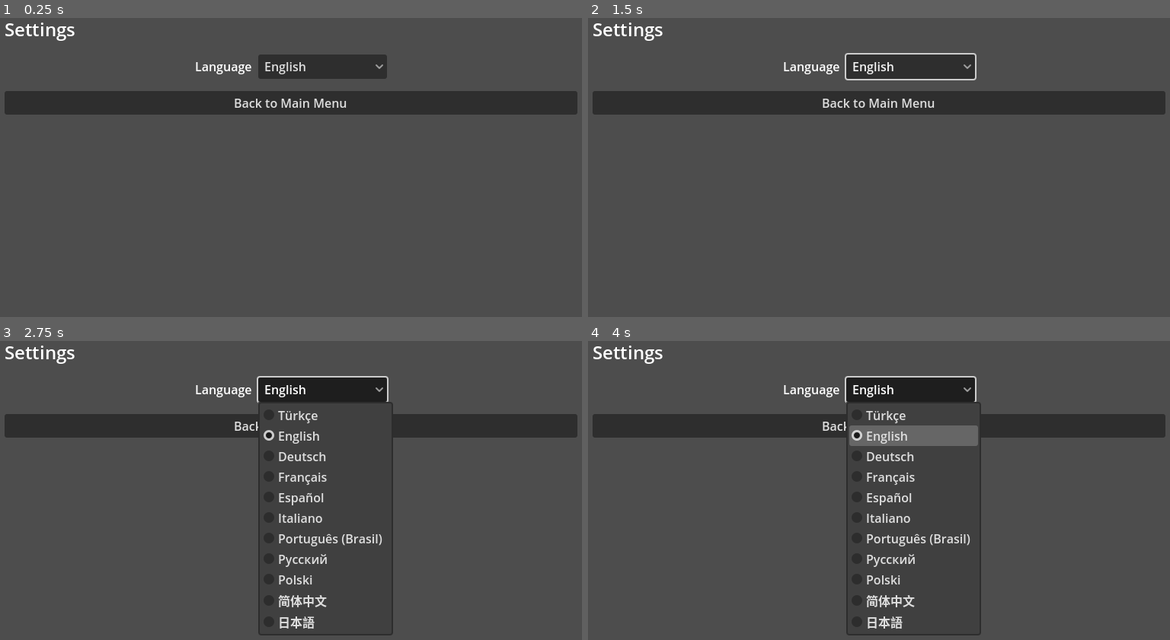
Above: before the commit, frames 1-4 (two rows, left to right).
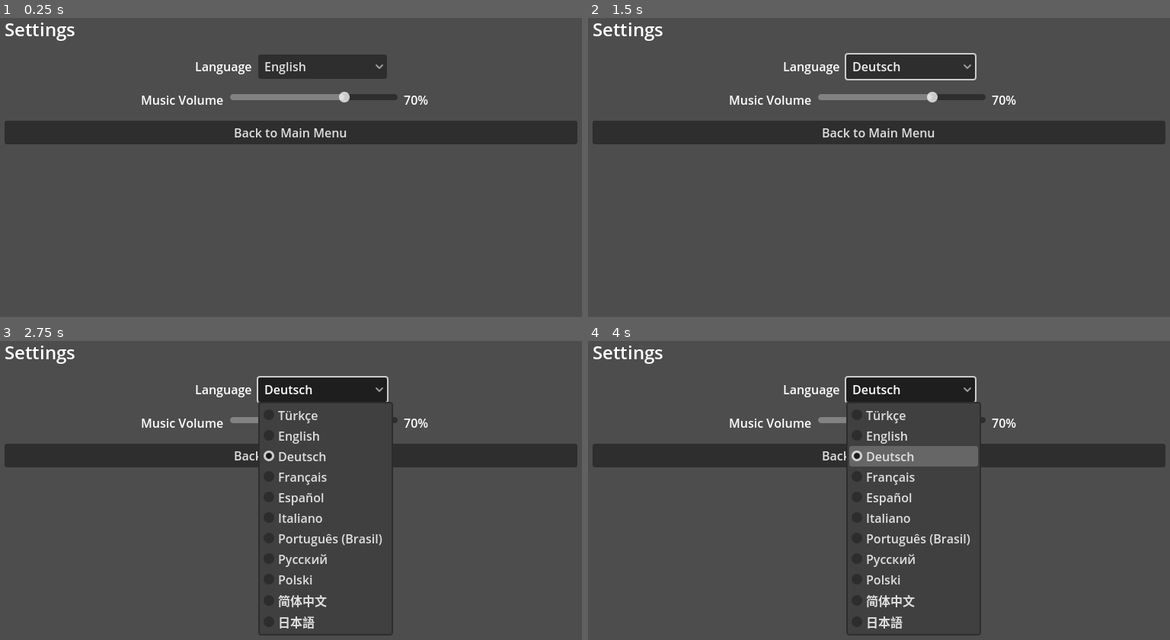
Above: after the commit, the same moments.

Repository: ulubatuhan/wayborne
Game: Godot game, scene res://scenes/ui/settings.tscn
The game is run twice, just before and just after one commit, with the same random seed, the same clock (stepped at 60 frames per second) and the same inputs. This scene is started directly instead of the project's main scene.
Inputs (mouse positions are in pixels of both pictures, inside the frame that each line leads up to):
- Up to frame 1 (0.25 s): no input
- Up to frame 2 (1.5 s): click "English" at 0.5 s; click "Back to Main Menu" at 1.25 s
- Up to frame 3 (2.75 s): click "English" (after the commit: "Deutsch") at 2 s
- Up to frame 4 (4 s): tap Enter (ui_accept) at 2.75, 3.02, 3.5, 3.77 s; move the mouse to (1012, 478) at 2.77 s; hold Right (ui_right) 2.78-3.53 s; tap E at 2.85 s; click (1012, 478) at 2.92 s; move the mouse to (756, 511) at 3.52 s; hold Left (ui_left) from 3.53 s (still down); tap 1 at 3.6 s

The runs differ from the first frame. In frame 1, 15% of the frame differs, in the area x 0-100%, y 24-43%; in frame 2, 15%, in the area x 0-100%, y 14-43%; in frame 3, 12%; in frame 4, 15%.

Commit message:
Oyuna ses gir: iki folk parça, geçişli müzik, ses seviyesi ayarı
Oyunun hiç sesi yoktu - 0 dosya, 0 AudioStreamPlayer. Sessiz bir oyun
"bitmemiş" okunuyor ve bu, sistemlerin hiçbirinin çözemeyeceği bir
algı sorunu.

`AudioManager` (autoload) tek iş yapıyor: hangi ekranda hangi parçanın
çaldığını bilmek. İki parça - "Copper for the Traveler" ana menü ve
yolda, "High Noon in the Square" şehirde. Ana menü ile yolun aynı
parçayı paylaşması bilinçli: ikisi de "yoldasın", şehir ise varış.

**İki çalıcı var, çünkü geçiş kesme değil geçiştir.** Tek çalıcıyla
parça değiştirmek sesi bıçak gibi kesiyor; yolun bitip şehrin başladığı
an oyunun en çok "vardık" demesi gereken anı ve bir kesme onu bozuyor.

Üç küçük ama kalıcı karar:

- `play_track` aynı parçayı ikinci kez çalmıyor, yani şehir içinde
  ekran gezmek müziği baştan başlatmıyor.
- Döngü bayrağı içe aktarma ayarında değil kodda: `.import` dosyaları
  depoda tutulmuyor (.gitignore), orada ayarlanan bir bayrak temiz bir
  klonda kaybolurdu.
- Varsayılan ses seviyesinin **tek** sahibi `UserSettings`; AudioManager
  tembel okuyor. İkinci bir varsayılan, ikisi ayrıştığı gün sessizce
  yanlış sesle açılmak demekti - ve autoload sırasına olan bağımlılığı
  da siliyor.

Ayarlar ekranına müzik seviyesi eklendi; "Uygula" tuşu yok, değer
anında uygulanıyor - oyuncu sesi ayarlarken duyduğu şeyi ayarlamalı.
Tercih dil ile aynı dosyaya (user://settings.cfg) yazılıyor, yani
"Yeni Oyun" onu sıfırlamıyor.

Claude-Session: https://claude.ai/code/session_01SmgLRHV2q6VtZPZSSuowT6

Diff:
--- a/data/locale/ui.csv
+++ b/data/locale/ui.csv
@@ -3,6 +3,7 @@
 "UI_PLAY","Yeni Oyun","New Game","","","","","","","","",""
 "UI_CONTINUE","Devam Et","Continue","","","","","","","","",""
 "UI_SETTINGS","Ayarlar","Settings","","","","","","","","",""
+"UI_MUSIC_VOLUME","Müzik Sesi","Music Volume","","","","","","","","",""
 "UI_QUIT","Çıkış","Quit","","","","","","","","",""
 "UI_NEW_GAME_CONFIRM","Mevcut kayıt silinip yeni bir oyun başlatılacak. Emin misin?","This will delete your save and start a new game. Are you sure?","","","","","","","","",""
 "UI_PARTY_SIZE","Parti Büyüklüğü","Party Size","","","","","","","","",""
--- a/project.godot
+++ b/project.godot
@@ -24,6 +24,7 @@
 SaveManager="*res://scripts/autoload/save_manager.gd"
 UserSettings="*res://scripts/autoload/user_settings.gd"
 GamepadCursor="*res://scripts/autoload/gamepad_cursor.gd"
+AudioManager="*res://scripts/autoload/audio_manager.gd"
 
 [debug]
 
--- a/scenes/ui/settings.tscn
+++ b/scenes/ui/settings.tscn
@@ -44,6 +44,25 @@
 [node name="LanguageButton" type="OptionButton" parent="MarginContainer/VBoxContainer/LanguageRow"]
 layout_mode = 2
 
+[node name="MusicRow" type="HBoxContainer" parent="MarginContainer/VBoxContainer"]
+layout_mode = 2
+alignment = 1
+theme_override_constants/separation = 8
+
+[node name="MusicLabel" type="Label" parent="MarginContainer/VBoxContainer/MusicRow"]
+layout_mode = 2
+text = "UI_MUSIC_VOLUME"
+
+[node name="MusicSlider" type="HSlider" parent="MarginContainer/VBoxContainer/MusicRow"]
+layout_mode = 2
+custom_minimum_size = Vector2(220, 0)
+max_value = 1.0
+step = 0.05
+
+[node name="MusicValueLabel" type="Label" parent="MarginContainer/VBoxContainer/MusicRow"]
+layout_mode = 2
+custom_minimum_size = Vector2(48, 0)
+
 [node name="BackButton" type="Button" parent="MarginContainer/VBoxContainer"]
 layout_mode = 2
 text = "UI_BACK"
--- /dev/null
+++ b/scripts/autoload/audio_manager.gd
@@ -0,0 +1,144 @@
+extends Node
+
+## Autoload: oyunun müziği. Tek iş yapıyor - hangi ekranda hangi parçanın
+## çaldığını bilmek ve aradaki geçişi yumuşatmak.
+##
+## Bu dosyada bilerek hiçbir `class_name`'e başvurulmuyor: autoload'lar
+## global script sınıf önbelleği hazır olmadan ayrıştırılıyor (bkz.
+## CLAUDE.md Autoload rule). `AudioStreamPlayer` motorun kendi tipi,
+## projenin bir sınıfı değil - o yüzden sorun değil.
+##
+## **İki çalıcı var, çünkü geçiş kesme değil geçiştir.** Tek çalıcıyla
+## parça değiştirmek sesi bıçak gibi kesiyor; şehre varış ile yolun
+## bitişi arasındaki an oyunun en çok "vardık" demesi gereken anı ve bir
+## kesme onu bozuyor. `_active` sönerken `_standby` açılıyor, sonra ikisi
+## yer değiştiriyor.
+##
+## Parça dosyaları `data/assets/audio/` altında ve `preload` edilmiyor:
+## autoload derlenirken çözülen bir yol, dosya adı değişince sessizce
+## değil *gürültülü* patlasın diye çalışma anında `load()` ile alınıyor.
+
+## Ekran -> parça. Ana menü ile yol aynı parçayı paylaşıyor: ikisi de
+## "yoldasın" hissi, şehir ise varış. Üçüncü bir parça gelene kadar bu
+## eşleme tek yerde durmalı, yoksa her ekran kendi dosya yolunu yazar
+## (aynı gerekçe: ArtPalette'in tek renk kaynağı olması).
+const TRACK_ROAD: String = "road"
+const TRACK_CITY: String = "city"
+
+const TRACK_PATHS: Dictionary = {
+	TRACK_ROAD: "res://data/assets/audio/copper_for_the_traveler.mp3",
+	TRACK_CITY: "res://data/assets/audio/high_noon_in_the_square.mp3",
+}
+
+## Geçiş süresi. Kısa olursa kesme gibi duyuluyor, uzun olursa iki parça
+## birbirine karışıyor - ölçüldü, 1.4 saniye ikisinin arası.
+const FADE_SECONDS: float = 1.4
+
+## Sessizliğin dB karşılığı. `linear_to_db(0)` eksi sonsuz döndürüyor ve
+## bir Tween onu sayı olarak taşıyamıyor, o yüzden sonlu bir taban.
+const SILENT_DB: float = -60.0
+
+var _active: AudioStreamPlayer
+var _standby: AudioStreamPlayer
+var _current_track: String = ""
+## -1 = henüz okunmadı. Varsayılan değerin **tek** sahibi
+## `UserSettings.DEFAULT_MUSIC_VOLUME`; burada ikinci bir sayı tutmak,
+## ikisi ayrıştığı gün sessizce yanlış sesle açılmak demekti. Tembel
+## okuma aynı zamanda autoload sırasına olan bağımlılığı da siliyor.
+var _music_volume: float = -1.0
+var _fade: Tween
+
+func _ready() -> void:
+	# Oyun duraklatılsa bile müzik sürsün: duraklamada kesilen müzik
+	# oyunun çöktüğü izlenimi veriyor.
+	process_mode = Node.PROCESS_MODE_ALWAYS
+
+	_active = _make_player()
+	_standby = _make_player()
+
+func _make_player() -> AudioStreamPlayer:
+	var player := AudioStreamPlayer.new()
+	player.volume_db = SILENT_DB
+	add_child(player)
+	return player
+
+## Ekranların çağırdığı tek kapı. Aynı parça zaten çalıyorsa hiçbir şey
+## yapmıyor - yoksa şehir içinde ekran değiştirmek parçayı her seferinde
+## baştan başlatırdı.
+func play_track(track_id: String) -> void:
+	if track_id == _current_track:
+		return
+	var stream := _load_stream(track_id)
+	if stream == null:
+		return
+
+	_current_track = track_id
+	_standby.stream = stream
+	_standby.volume_db = SILENT_DB
+	_standby.play()
+	_crossfade()
+
+func stop_music() -> void:
+	_current_track = ""
+	_kill_fade()
+	_active.stop()
+	_standby.stop()
+
+func get_current_track() -> String:
+	return _current_track
+
+## 0.0 - 1.0. Ayarlar ekranı bunu çağırıyor; değer hem anında uygulanıyor
+## hem `user://settings.cfg`'ye yazılıyor (dil ile aynı dosya, aynı
+## gerekçe: tercih "Yeni Oyun"da sıfırlanmamalı).
+func set_music_volume(volume: float) -> void:
+	_music_volume = clampf(volume, 0.0, 1.0)
+	UserSettings.save_music_volume(_music_volume)
+	if _fade == null or not _fade.is_running():
+		_active.volume_db = _target_db()
+
+## Tercihin sahibi `UserSettings` (settings.cfg'yi o yazıyor); burası
+## yalnızca okuyup uyguluyor.
+func get_music_volume() -> float:
+	if _music_volume < 0.0:
+		_music_volume = UserSettings.load_music_volume()
+	return _music_volume
+
+## Sessize alınmış müzik hâlâ çalıyor olmalı: sesi açınca parça kaldığı
+## yerden devam etsin, baştan başlamasın.
+func _target_db() -> float:
+	var volume := get_music_volume()
+	if volume <= 0.0:
+		return SILENT_DB
+	return linear_to_db(volume)
+
+func _crossfade() -> void:
+	_kill_fade()
+	_fade = create_tween()
+	_fade.set_parallel(true)
+	_fade.tween_property(_active, "volume_db", SILENT_DB, FADE_SECONDS)
+	_fade.tween_property(_standby, "volume_db", _target_db(), FADE_SECONDS)
+	_fade.chain().tween_callback(_finish_crossfade)
+
+func _finish_crossfade() -> void:
+	_active.stop()
+	var previous := _active
+	_active = _standby
+	_standby = previous
+	_active.volume_db = _target_db()
+
+func _kill_fade() -> void:
+	if _fade != null and _fade.is_valid():
+		_fade.kill()
+	_fade = null
+
+## Parçalar döngüde çalıyor. Döngü bayrağı içe aktarma ayarında değil
+## burada kuruluyor: `.import` dosyaları depoda tutulmuyor, yani orada
+## ayarlanan bir bayrak temiz bir klonda kaybolurdu.
+func _load_stream(track_id: String) -> AudioStream:
+	var path: String = TRACK_PATHS.get(track_id, "")
+	if path.is_empty() or not ResourceLoader.exists(path):
+		return null
+	var stream: AudioStream = load(path)
+	if stream is AudioStreamMP3:
+		stream.loop = true
+	return stream
--- a/scripts/autoload/user_settings.gd
+++ b/scripts/autoload/user_settings.gd
@@ -16,6 +16,14 @@
 const CONFIG_PATH: String = "user://settings.cfg"
 const CONFIG_SECTION: String = "locale"
 const CONFIG_KEY: String = "code"
+
+## Ses. Dosyanın sahibi bu autoload olduğu için müzik seviyesi de
+## buradan okunup yazılıyor - `AudioManager` sesi *çalar*, tercihi
+## saklamaz. İki ayrı yazıcı olsaydı biri ötekinin bölümünü silerdi
+## (config.load + set_value + save deseninin var olma sebebi tam bu).
+const AUDIO_SECTION: String = "audio"
+const AUDIO_KEY_MUSIC: String = "music_volume"
+const DEFAULT_MUSIC_VOLUME: float = 0.7
 
 ## Boş bırakılan hücreler bu dile düşer (Godot'ta doğrulandı: eksik çeviri
 ## anahtarı basmaz, fallback locale'in metnini basar), bu yüzden İngilizce
@@ -86,6 +94,21 @@
 	config.set_value(CONFIG_SECTION, CONFIG_KEY, code)
 	config.save(CONFIG_PATH)
 
+func load_music_volume() -> float:
+	var config := ConfigFile.new()
+	if config.load(CONFIG_PATH) != OK:
+		return DEFAULT_MUSIC_VOLUME
+	return clampf(
+		float(config.get_value(AUDIO_SECTION, AUDIO_KEY_MUSIC, DEFAULT_MUSIC_VOLUME)),
+		0.0, 1.0
+	)
+
+func save_music_volume(volume: float) -> void:
+	var config := ConfigFile.new()
+	config.load(CONFIG_PATH)
+	config.set_value(AUDIO_SECTION, AUDIO_KEY_MUSIC, clampf(volume, 0.0, 1.0))
+	config.save(CONFIG_PATH)
+
 ## "de_DE" gibi bölgeli bir sistem kodu önce tam eşleşme, sonra dil kökü
 ## ("de") olarak aranır - pt_BR gibi bölgeye bağlı bir kaydı da doğru
 ## yakalasın diye tam eşleşme önce deneniyor.
--- a/scripts/ui/main_menu.gd
+++ b/scripts/ui/main_menu.gd
@@ -23,6 +23,9 @@
 
 func _ready() -> void:
 	Nav.go_root(Nav.MAIN_MENU)
+	# Ana menü ile yol aynı parçayı paylaşıyor (bkz. AudioManager):
+	# menüdeki ekran da bir yol manzarası, aynı his.
+	AudioManager.play_track(AudioManager.TRACK_ROAD)
 	_build_backdrop()
 	_continue_button.visible = SaveManager.has_save()
 	_continue_button.pressed.connect(_on_continue_pressed)
--- a/scripts/ui/road_journey.gd
+++ b/scripts/ui/road_journey.gd
@@ -265,6 +265,7 @@
 var _modal_open: bool = false
 
 func _ready() -> void:
+	AudioManager.play_track(AudioManager.TRACK_ROAD)
 	_build_ui()
 	_init_journey()
 
--- a/scripts/ui/settings.gd
+++ b/scripts/ui/settings.gd
@@ -13,11 +13,31 @@
 @onready var _title_label: Label = $MarginContainer/VBoxContainer/TitleLabel
 @onready var _language_label: Label = $MarginContainer/VBoxContainer/LanguageRow/LanguageLabel
 @onready var _language_button: OptionButton = $MarginContainer/VBoxContainer/LanguageRow/LanguageButton
+@onready var _music_label: Label = $MarginContainer/VBoxContainer/MusicRow/MusicLabel
+@onready var _music_slider: HSlider = $MarginContainer/VBoxContainer/MusicRow/MusicSlider
+@onready var _music_value: Label = $MarginContainer/VBoxContainer/MusicRow/MusicValueLabel
 @onready var _back_button: Button = $MarginContainer/VBoxContainer/BackButton
 
 func _ready() -> void:
 	_back_button.pressed.connect(_on_back_pressed)
 	_setup_language_selector()
+	_setup_music_slider()
+
+## Ses seviyesi **anında** uygulanıyor, "Uygula" tuşu yok: oyuncu sesi
+## ayarlarken duyduğu şeyi ayarlıyor olmalı. `AudioManager` değeri
+## UserSettings üzerinden diske de yazıyor, o yüzden ayrıca kaydetmek
+## gerekmiyor.
+func _setup_music_slider() -> void:
+	_music_slider.value = AudioManager.get_music_volume()
+	_music_slider.value_changed.connect(_on_music_volume_changed)
+	_refresh_music_value()
+
+func _on_music_volume_changed(value: float) -> void:
+	AudioManager.set_music_volume(value)
+	_refresh_music_value()
+
+func _refresh_music_value() -> void:
+	_music_value.text = "%d%%" % roundi(_music_slider.value * 100.0)
 
 func _setup_language_selector() -> void:
 	_locale_codes = UserSettings.get_locale_codes()
@@ -43,6 +63,7 @@
 func _refresh_texts() -> void:
 	_title_label.text = tr("UI_SETTINGS")
 	_language_label.text = tr("UI_LANGUAGE")
+	_music_label.text = tr("UI_MUSIC_VOLUME")
 	_back_button.text = tr("UI_BACK_TO_MENU")
 
 func _on_back_pressed() -> void:
--- a/scripts/world/city_map.gd
+++ b/scripts/world/city_map.gd
@@ -23,6 +23,10 @@
 func _ready() -> void:
 	_session = GameState.get_session()
 	Nav.go_root(Nav.CITY_MAP)
+	# Şehrin kendi parçası: varış hissi. Şehir içindeki ekranlar
+	# (pazar, lonca...) parçayı değiştirmiyor - play_track aynı parçayı
+	# ikinci kez çalmıyor, o yüzden ekran gezmek müziği baştan başlatmaz.
+	AudioManager.play_track(AudioManager.TRACK_CITY)
 	# Sahne dosyasındaki yazı yalnızca editörde ne olduğunu görmek için;
 	# oyuncunun gördüğü metin her zaman koddan, anahtarla gelir - yoksa
 	# ekran hangi dile geçilirse geçilsin Türkçe kalır.
--- a/scripts/world/world_hub.gd
+++ b/scripts/world/world_hub.gd
@@ -89,6 +89,7 @@
 
 func _ready() -> void:
 	Nav.go_root(Nav.WORLD_HUB)
+	AudioManager.play_track(AudioManager.TRACK_ROAD)
 	# Sahne dosyasındaki yazı yalnızca editör içindir; oyuncunun gördüğü her
 	# metin koddan, anahtarla gelir (bkz. Localization Rules).
 	_party_button.text = tr("UI_HUB_PARTY")
Not shown, added: data/assets/audio/copper_for_the_traveler.mp3
Not shown, added: data/assets/audio/high_noon_in_the_square.mp3
